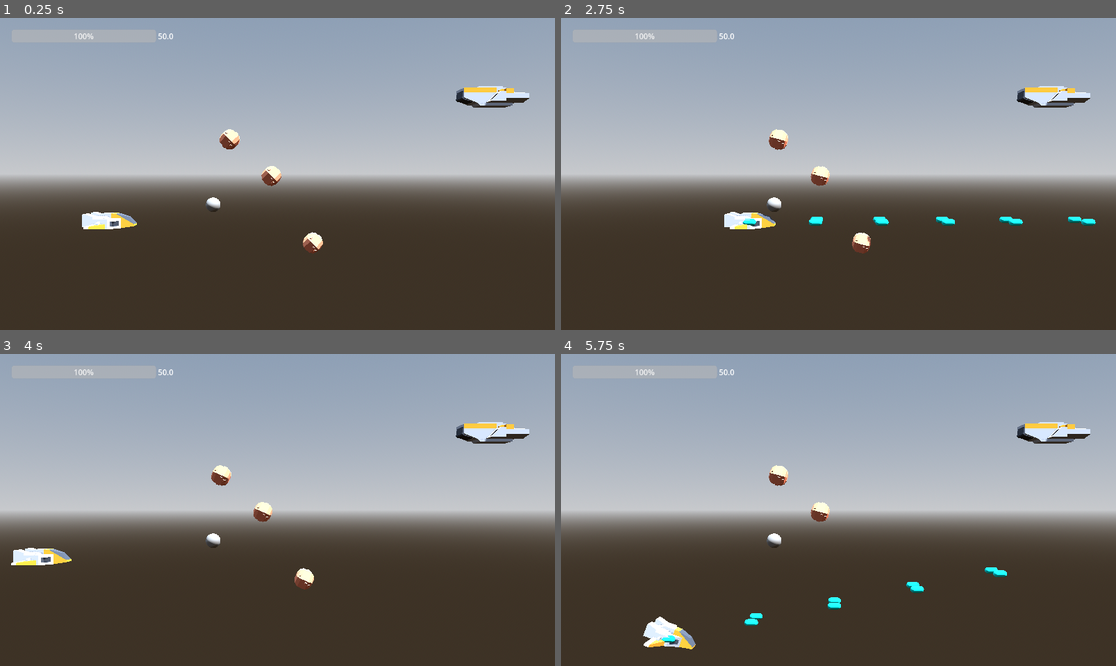
Above: before the commit, frames 1-4 (two rows, left to right).
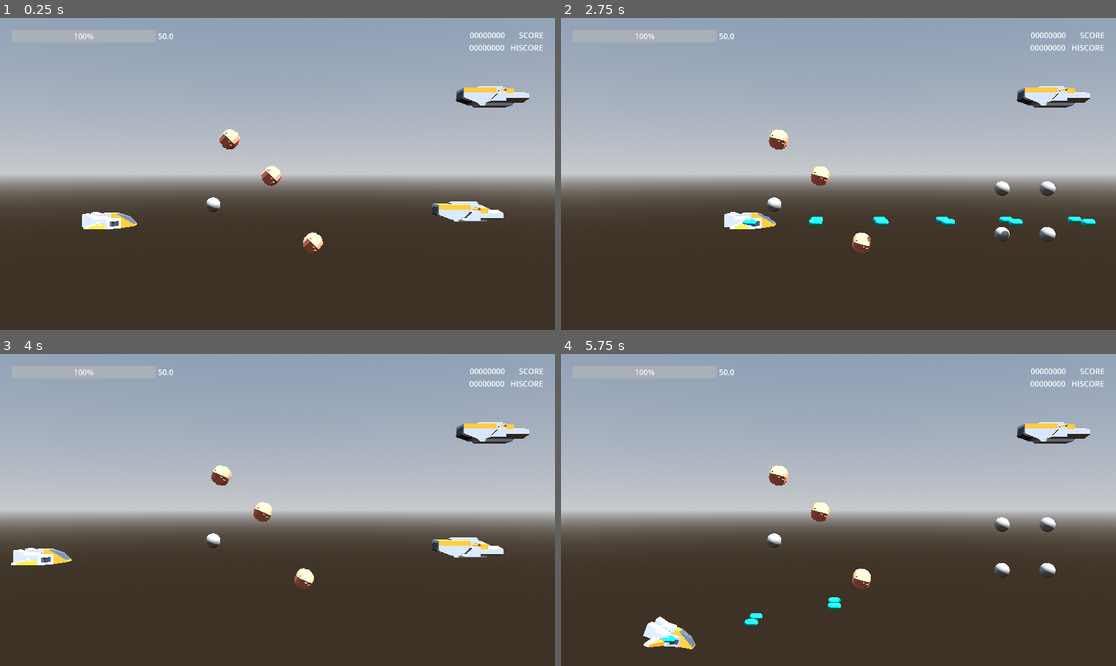
Above: after the commit, the same moments.

Repository: thomz2/smd-space-shooter
Game: Godot game, scene res://scenes/map/test_map.tscn
Same seed, same stepped clock (60 frames per second), same inputs: the game is played once before the commit and once after it.
Inputs:
- Up to frame 1 (0.25 s): no input
- Up to frame 2 (2.75 s): tap Enter at 0.5 s; hold Right (ui_right) 0.53-1.28 s; tap R at 0.6, 1.55, 2.3 s; hold Down (ui_down) 1.28-2.03 s; tap X (dodge) at 1.35 s; hold Right (ui_right) from 2.03 s (still down); hold Z (shoot) from 2.03 s (still down)
- Up to frame 3 (4 s): release Right (ui_right) at 2.78 s; release Z (shoot) at 2.78 s; hold Up (ui_up) 2.78-3.53 s; tap R at 2.85, 3.6 s; hold Left (ui_left) from 3.53 s (still down)
- Up to frame 4 (5.75 s): tap X (dodge) at 4.35 s; tap R at 4.55, 5.3 s; release Left (ui_left) at 5.03 s; hold Down (ui_down) from 5.03 s (still down); hold Z (shoot) from 5.03 s (still down)

The runs differ from the first frame. In frame 1, 0.8% of the frame differs, in the area x 77-98%, y 4-66%; in frame 2, 0.6%; in frame 3, 0.8%; in frame 4, 0.9%, in the area x 49-98%, y 4-80%.

Commit message:
score system

Diff:
--- a/project.godot
+++ b/project.godot
@@ -14,6 +14,10 @@
 run/main_scene="res://scenes/map/test_map.tscn"
 config/features=PackedStringArray("4.3", "GL Compatibility")
 config/icon="res://icon.svg"
+
+[autoload]
+
+GameManager="*res://scripts/singleton/game_manager.gd"
 
 [global_group]
 
--- a/scenes/enemies/asteroid.tscn
+++ b/scenes/enemies/asteroid.tscn
@@ -1,8 +1,9 @@
-[gd_scene load_steps=6 format=3 uid="uid://030jn1smum0a"]
+[gd_scene load_steps=7 format=3 uid="uid://030jn1smum0a"]
 
 [ext_resource type="Script" path="res://scenes/enemies/asteroid.gd" id="1_iamhl"]
 [ext_resource type="ArrayMesh" uid="uid://bpqyfuwyrmuhu" path="res://assets/kenney_spaceships/meteor_detailed.obj" id="2_npsw0"]
 [ext_resource type="Script" path="res://scripts/combat/hitbox_3d.gd" id="3_or822"]
+[ext_resource type="Script" path="res://scripts/combat/components/on_death_award_points.gd" id="4_ffckt"]
 
 [sub_resource type="SphereShape3D" id="SphereShape3D_5f4vk"]
 radius = 0.4549
@@ -14,7 +15,7 @@
 collision_layer = 4
 collision_mask = 0
 script = ExtResource("1_iamhl")
-max_health = 1.0
+max_health = 50.0
 
 [node name="CollisionShape3D" type="CollisionShape3D" parent="."]
 shape = SubResource("SphereShape3D_5f4vk")
@@ -35,3 +36,6 @@
 transform = Transform3D(1, 0, 0, 0, 1, 0, 0, 0, 1, 0, -0.357863, 0)
 mesh = ExtResource("2_npsw0")
 skeleton = NodePath("../..")
+
+[node name="OnDeathAwardPoints" type="Node" parent="."]
+script = ExtResource("4_ffckt")
--- a/scenes/map/test_map.tscn
+++ b/scenes/map/test_map.tscn
@@ -1,11 +1,10 @@
-[gd_scene load_steps=10 format=3 uid="uid://b7s3q5f5vttjw"]
+[gd_scene load_steps=9 format=3 uid="uid://b7s3q5f5vttjw"]
 
 [ext_resource type="PackedScene" uid="uid://cvya6ox4fom6q" path="res://scenes/player/player.tscn" id="1_a8d83"]
 [ext_resource type="PackedScene" uid="uid://030jn1smum0a" path="res://scenes/enemies/asteroid.tscn" id="2_meryx"]
 [ext_resource type="PackedScene" uid="uid://bkudow7s0253u" path="res://scenes/enemies/enemy_ship.tscn" id="3_3o3x5"]
 [ext_resource type="PackedScene" uid="uid://cga4v1pg77y3o" path="res://scenes/enemies/generic_bullet.tscn" id="4_b26ht"]
-[ext_resource type="Script" path="res://scripts/combat/on_death_bullet_spawner.gd" id="4_mdaax"]
-[ext_resource type="Script" path="res://scripts/reset_scene_listener.gd" id="6_fc5yc"]
+[ext_resource type="Script" path="res://scripts/combat/components/on_death_bullet_spawner.gd" id="4_mdaax"]
 
 [sub_resource type="ProceduralSkyMaterial" id="ProceduralSkyMaterial_knqax"]
 sky_horizon_color = Color(0.64625, 0.65575, 0.67075, 1)
@@ -62,5 +61,11 @@
 angle_offset_degrees = 45.0
 initial_speed_override = 10.0
 
-[node name="ResetSceneListener" type="Node" parent="."]
-script = ExtResource("6_fc5yc")
+[node name="EnemyShip2" parent="Enemies" instance=ExtResource("3_3o3x5")]
+transform = Transform3D(-1, 0, -8.74228e-08, 0, 1, 0, 8.74228e-08, 0, -1, -0.0413089, -0.278532, -11.8555)
+
+[node name="OnDeathBulletSpawner" type="Node3D" parent="Enemies/EnemyShip2"]
+script = ExtResource("4_mdaax")
+packed_bullet = ExtResource("4_b26ht")
+angle_offset_degrees = 45.0
+initial_speed_override = 10.0
--- a/scenes/player/heads_up_display.gd
+++ b/scenes/player/heads_up_display.gd
@@ -4,7 +4,7 @@
 
 @export var health_bar : ProgressBar
 @export var health_label : Label
-
+@export var score_label : Label
 
 @onready var player : Player = owner
 
@@ -23,6 +23,7 @@
 	#lerp over time makes a smoothing behavior
 	health_bar.value = lerp(health_bar.value, player.health, delta*10)
 
+	score_label.text  = "%08d       SCORE\n%08d   HISCORE" % [GameManager.score, GameManager.high_score]
 
 
 func _on_player_killed() -> void:
--- a/scenes/player/heads_up_display.tscn
+++ b/scenes/player/heads_up_display.tscn
@@ -2,10 +2,11 @@
 
 [ext_resource type="Script" path="res://scenes/player/heads_up_display.gd" id="1_2tonf"]
 
-[node name="HeadsUpDisplay" type="CanvasLayer" node_paths=PackedStringArray("health_bar", "health_label")]
+[node name="HeadsUpDisplay" type="CanvasLayer" node_paths=PackedStringArray("health_bar", "health_label", "score_label")]
 script = ExtResource("1_2tonf")
 health_bar = NodePath("MarginContainer/HBoxContainer/HealthBar")
 health_label = NodePath("MarginContainer/HBoxContainer/HealthLabel")
+score_label = NodePath("MarginContainer/ScoreLabel")
 
 [node name="MarginContainer" type="MarginContainer" parent="."]
 anchors_preset = 15
@@ -30,3 +31,11 @@
 [node name="HealthLabel" type="Label" parent="MarginContainer/HBoxContainer"]
 layout_mode = 2
 text = "0.0"
+
+[node name="ScoreLabel" type="Label" parent="MarginContainer"]
+layout_mode = 2
+size_flags_horizontal = 8
+size_flags_vertical = 0
+text = "000000000       SCORE
+000000000   HISCORE"
+horizontal_alignment = 2
--- /dev/null
+++ b/scripts/combat/components/on_death_award_points.gd
@@ -0,0 +1,22 @@
+@icon("res://scripts/combat/components/on_death_award_points_icon.png")
+class_name OnDeathAwardPoints
+extends Node
+## on_death_award_points.gd
+##
+## Increases the current Score by a set amount of points
+## when the parent character is defeated.
+
+
+## How many score points to award when this character dies.
+@export var score : int = 100
+
+
+func _ready() -> void:
+	if owner is CombatCharacter3D:
+		owner.killed.connect(award_points)
+	elif get_parent() is CombatCharacter3D:
+		get_parent().killed.connect(award_points)
+
+
+func award_points() -> void:
+	GameManager.gain_score(score)
--- /dev/null
+++ b/scripts/singleton/game_manager.gd
@@ -0,0 +1,29 @@
+extends Node
+## game_manager.gd
+
+## The highest point score saved this game session. Not saved to disk.
+var high_score : int = 0
+
+## The player's point score gained throughout the run.
+var score : int = 0 :
+	set(value):
+		score = value
+		if score > high_score:
+			high_score = score
+
+
+func _unhandled_input(event: InputEvent) -> void:
+	if event is InputEventKey:
+		if event.keycode == KEY_R and event.is_pressed() and !event.echo:
+			reset_level()
+
+
+func gain_score(value) -> void:
+	if value > 0:
+		score += value
+		#emit signal?
+
+
+func reset_level() -> void:
+	score = 0
+	get_tree().reload_current_scene()
Binary file added: scripts/combat/components/on_death_award_points_icon.png
Not shown, added: scripts/combat/components/on_death_award_points_icon.png.import
Renamed: scripts/combat/on_death_bullet_spawner.gd -> scripts/combat/components/on_death_bullet_spawner.gd
